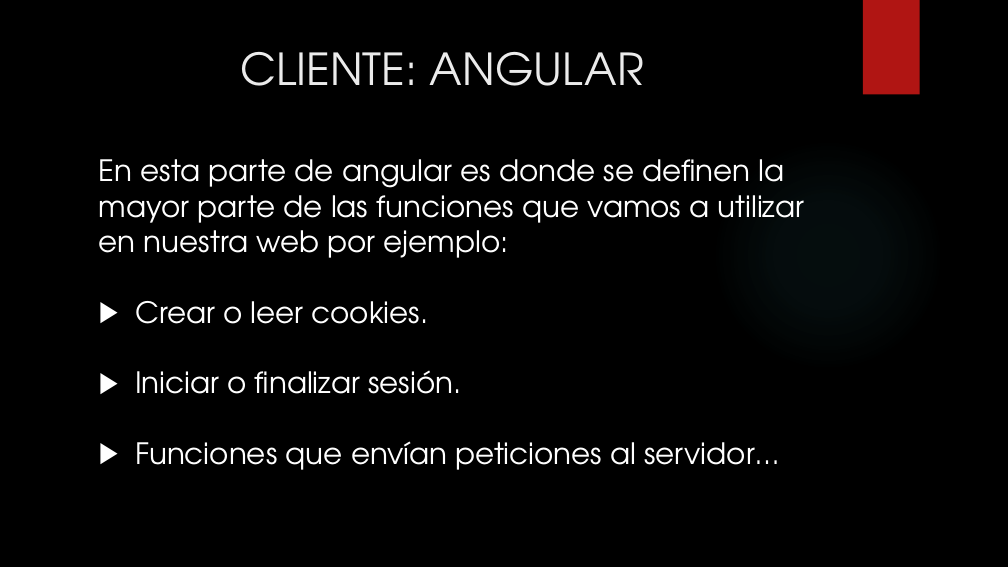
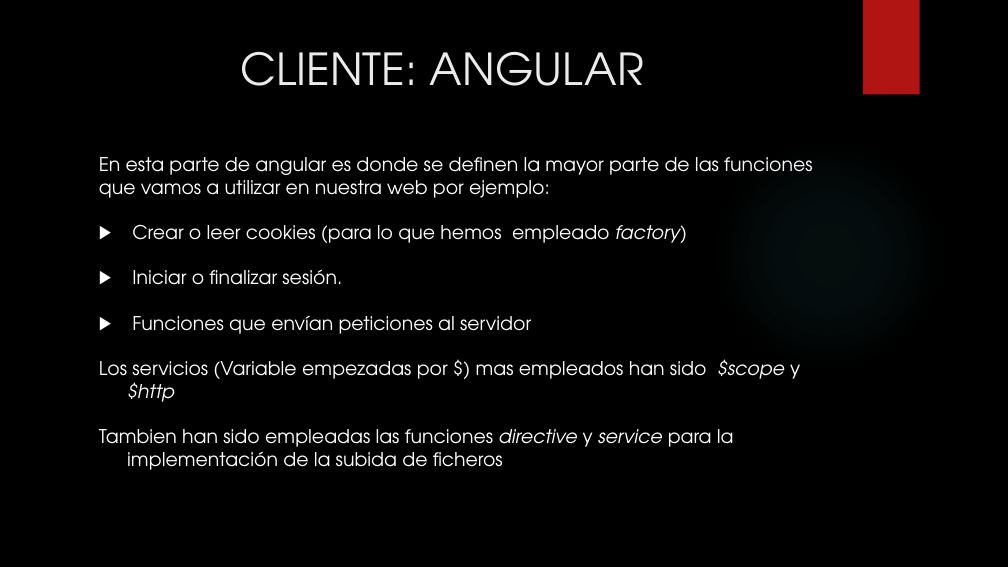
Before and after one commit to pesaura/LaboratorioTrabajo, a slide deck: slide 4 of LABORATORIO DE INGENIERIA.pptx. Drawn at 1008x567 pixels with LibreOffice and Linux fonts; fonts in the diff are those of the drawing; background and template pictures are left out. Boxes give left, top, right and bottom in pixels: in the first picture for what was removed or moved away, otherwise in the second. Text is boxed around its words. In the diff, an @@ line names an element or a change of style, - is before the commit and + after.

```diff
--- a/LABORATORIO DE INGENIERIA.pptx
+++ b/LABORATORIO DE INGENIERIA.pptx
@@ text at [99,157,812,285]: size 28 to 18 pt in "En esta parte de angular es donde ...", "Iniciar o finalizar sesión." @@
@@ text at [132,224,687,243]: text changed; size 28 to 18 pt @@
-▶ Crear o leer cookies.
+▶ Crear o leer cookies (para lo que hemos empleado factory)
@@ text at [99,316,800,470]: text changed; size 28 to 18 pt @@
-▶ Funciones que envían peticiones al servidor…
+▶ Funciones que envían peticiones al servidor
+Los servicios (Variable empezadas por $) mas empleados han sido $scope y $http
+Tambien han sido empleadas las funciones directive y service para la implementación de la subida de ficheros
```
Also in this commit, not shown: 11 other slides changed, 1 slide added.
